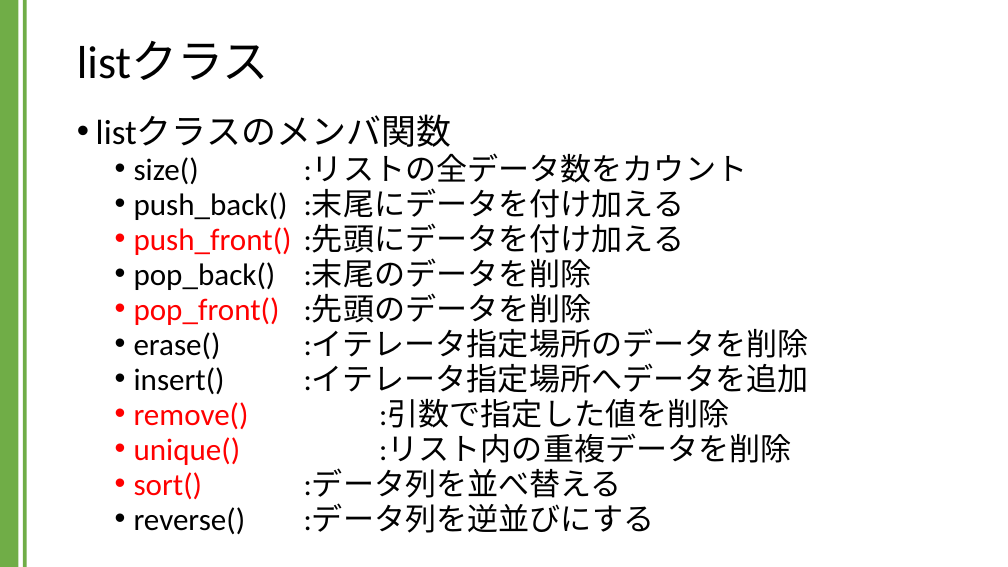
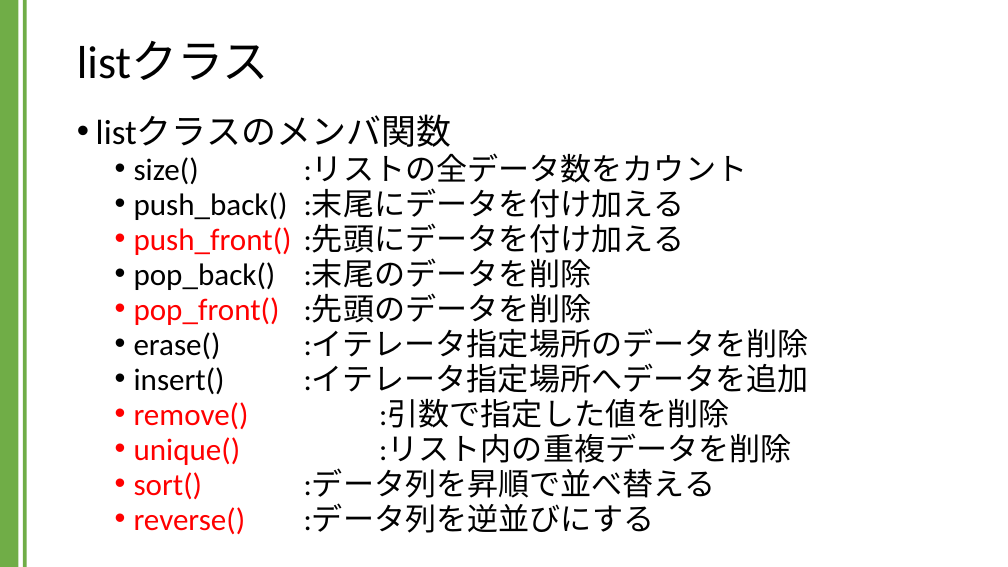
Before and after one commit to kic-murata/cpp2024, a slide deck: slide 5 of 授業資料/講義資料：Listクラス.pptx. Drawn at 1008x567 pixels with LibreOffice and Linux fonts; fonts in the diff are those of the drawing. Boxes give left, top, right and bottom in pixels: in the first picture for what was removed or moved away, otherwise in the second. Text is boxed around its words. In the diff, an @@ line names an element or a change of style, - is before the commit and + after.

Commit message:
講義資料

```diff
--- a/授業資料/講義資料：Listクラス.pptx
+++ b/授業資料/講義資料：Listクラス.pptx
@@ text at (x1=134, y1=469, x2=716, y2=499): text changed @@
-  • sort() :データ列を並べ替える
+  • sort() :データ列を昇順で並べ替える
@@ text at (x1=134, y1=504, x2=655, y2=534): text colour #000000 to #FF0000 in "reverse()" @@
```
